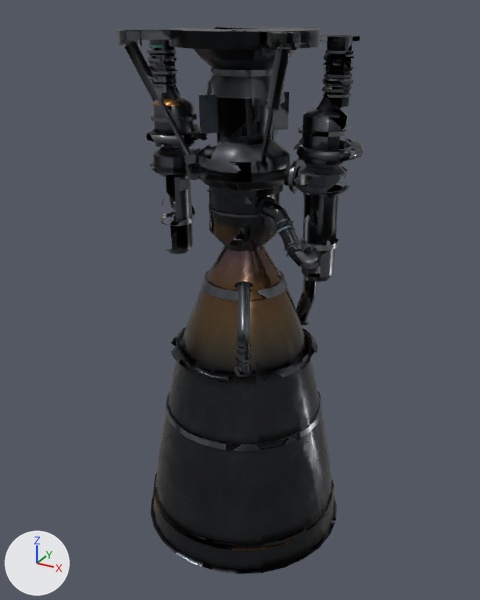
The glTF model client/public/models/eng_methalox_full_flow.glb as it was, and as the next commit left it.
Rendered twice from a camera (50 mm lens) standing at (1.77, -3.28, 3.2) and looking at (-0.02, -0.01, 1.57). The axes (+X, +Y, +Z) are drawn at lower left. The lights are the same throughout. The picture after the commit comes second. Where no turn or scale is listed for an object, it has been applied to the vertices. Vertices at exactly the same position are counted once.

Before the edit, the objects in view are built like this:
```python
me_eng_methalox_full_flow_mesh_001 = bpy.data.meshes.new('eng_methalox_full_flow_mesh.001')
me_eng_methalox_full_flow_mesh_001.from_pydata(...)  # 4847 vertices, 7759 faces; spans x -0.66..0.67, y -0.65..0.65, z 0.0..3.1
me_eng_methalox_full_flow_mesh_001.materials.append(mat_eng_methalox_full_flow_phone)
ob_eng_methalox_full_flow_mesh = bpy.data.objects.new('eng_methalox_full_flow_mesh', me_eng_methalox_full_flow_mesh_001)
ob_eng_methalox_full_flow_mesh.location = (0.0, 0.0, 0.0)
```
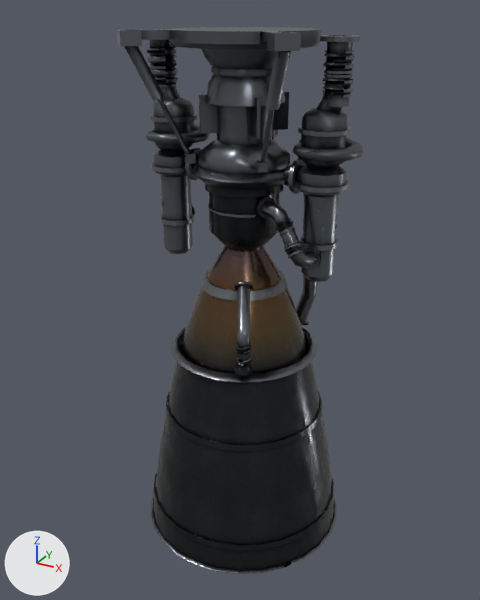
Boxes (x1, y1, x2, y2) around the edits, measured in the pictures (480 x 600 px; the box of a moved part takes in the faces that stretch with it):
part 1 of me_eng_methalox_full_flow_mesh_001, moved or reshaped: before (122, 27, 347, 383); after (125, 29, 322, 384)
part 2 of me_eng_methalox_full_flow_mesh_001, surface changed: (117, 27, 360, 574) in both

Patch to the scene script:
```diff
--- a/client/public/models/eng_methalox_full_flow.glb.py
+++ b/client/public/models/eng_methalox_full_flow.glb.py
@@ me_eng_methalox_full_flow_mesh_001 @@
 # used by ob_eng_methalox_full_flow_mesh; location = (0.0, 0.0, 0.0)
-me_eng_methalox_full_flow_mesh_001.from_pydata(...)  # 4847 vertices, 7759 faces; spans x -0.66..0.67, y -0.65..0.65, z 0.0..3.1
+me_eng_methalox_full_flow_mesh_001.from_pydata(...)  # 4842 vertices, 7760 faces; spans x -0.66..0.67, y -0.65..0.65, z 0.0..3.1
+# me_eng_methalox_full_flow_mesh_001 part 1: 19 vertices moved from x -0.46..0.44, y -0.45..0.31, z 1.92..3.06 to x -0.45..0.44, y -0.45..0.31, z 1.92..3.04; 130 vertices removed from x -0.53..0.53, y -0.46..0.43, z 1.23..3.07; 143 vertices added at x -0.53..0.53, y -0.46..0.43, z 1.23..3.08
+# me_eng_methalox_full_flow_mesh_001 part 2: 7138 kept faces spanning x -0.66..0.67, y -0.65..0.65, z 0.0..3.1 get new texture (UV) coordinates
+# other edits to the shape of me_eng_methalox_full_flow_mesh_001 do not show in these pictures
 me_eng_methalox_full_flow_mesh_001.materials.append(mat_eng_methalox_full_flow_phone)
```
